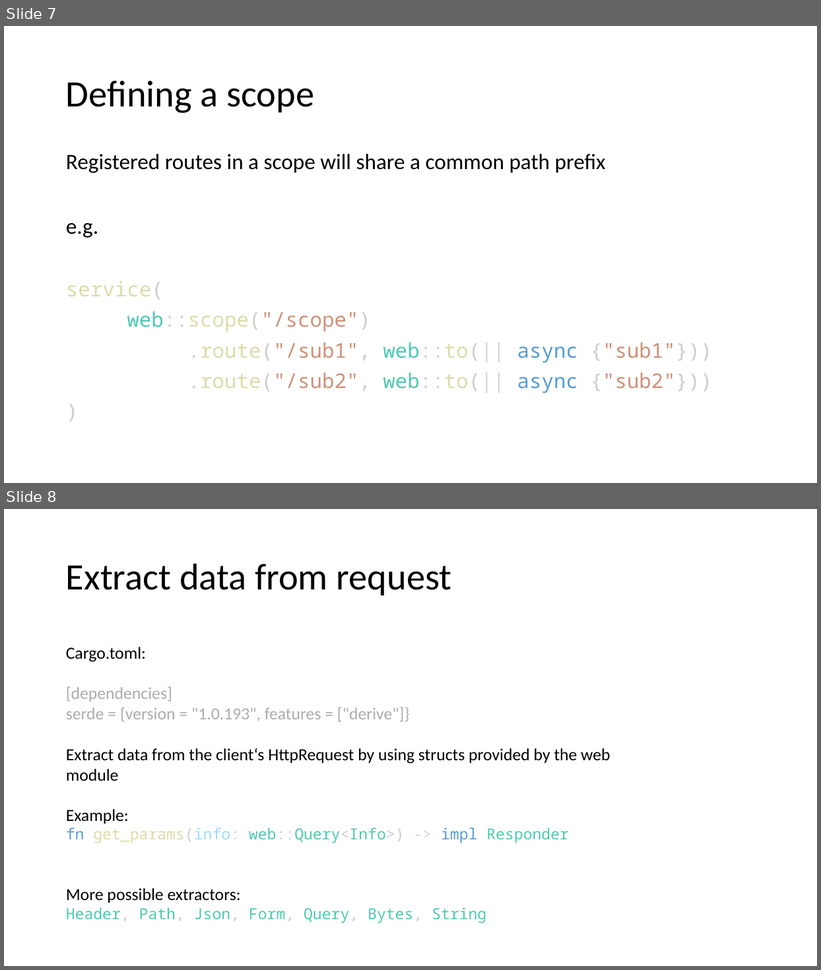
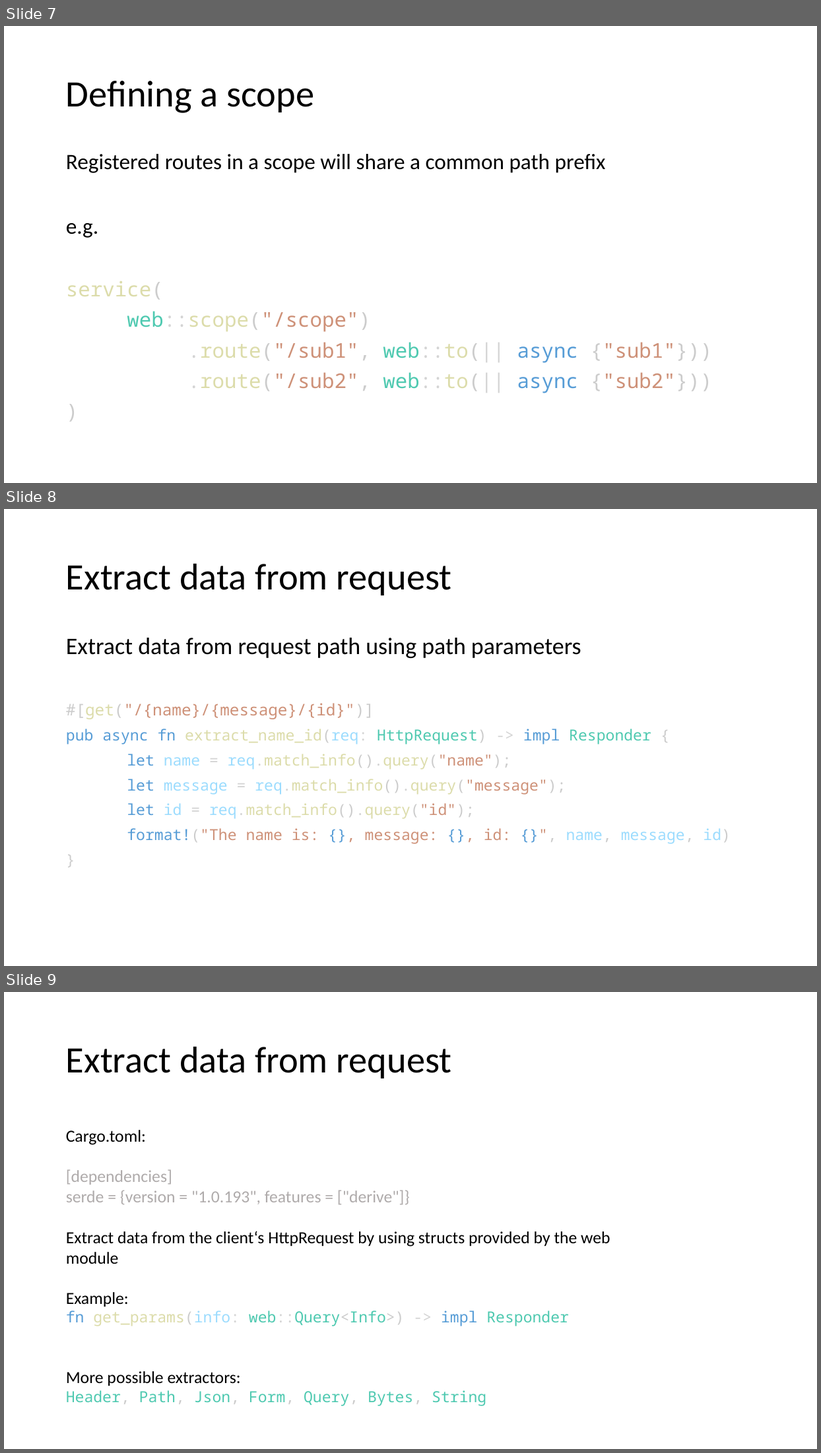
Before and after one commit to floscodes/actix_talk, a slide deck: Pres.pptx. Shown one above the other, each under a label of ours: slides 7 and 8 before the commit, slides 7, 8 and 9 after it. The pictures are 821x970 and 821x1453 pixels, drawn with LibreOffice and Linux fonts; fonts in the diff are those of the drawing. Boxes give left, top, right and bottom in pixels: in the first picture for what was removed or moved away, otherwise in the second. Text is boxed around its words. In the diff, an @@ line names an element or a change of style, - is before the commit and + after.

```diff
--- a/Pres.pptx
+++ b/Pres.pptx
@@ slide 8 added at bbox=[4, 509, 817, 966], background #FFFFFF @@
@@ title added at bbox=[66, 563, 452, 595], 44 pt, text #000000 @@
+Extract data from request
@@ text added at bbox=[66, 638, 731, 844], 18 pt, text #CE9178 @@
+Extract data from request path using path parameters
+#[get("/{name}/{message}/{id}")]
+pub async fn extract_name_id(req: HttpRequest) -> impl Responder {
+let name = req.match_info().query("name");
+let message = req.match_info().query("message");
+let id = req.match_info().query("id");
+format!("The name is: {}, message: {}, id: {}", name, message, id)
+}
@@ what was slide 8 is now slide 9 @@
```
Also in this commit, not shown: 2 slides changed, 2 slides removed, 1 other file.
